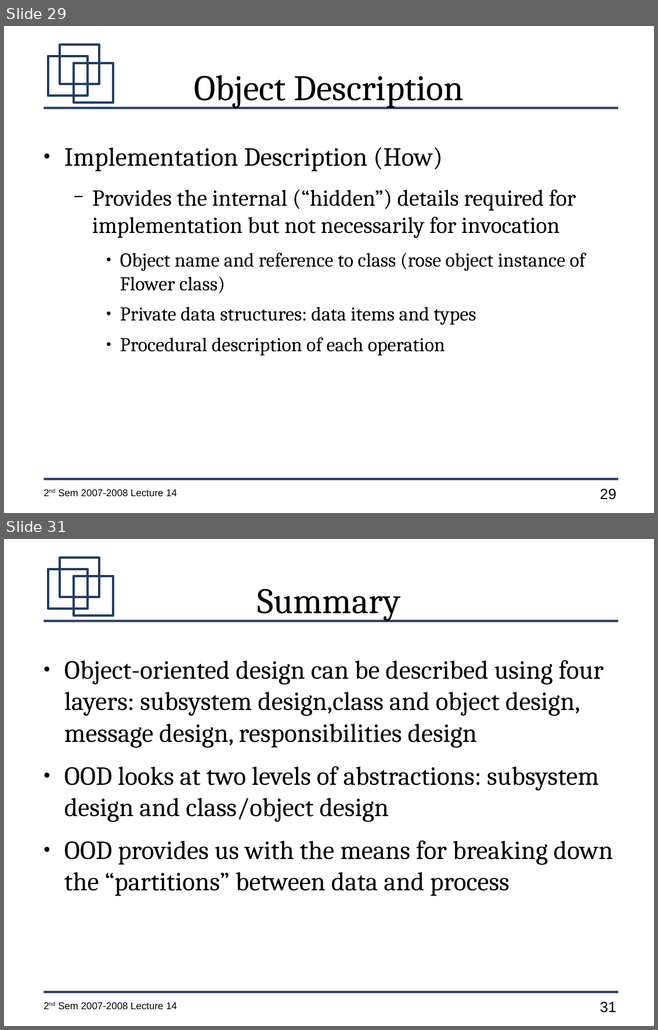
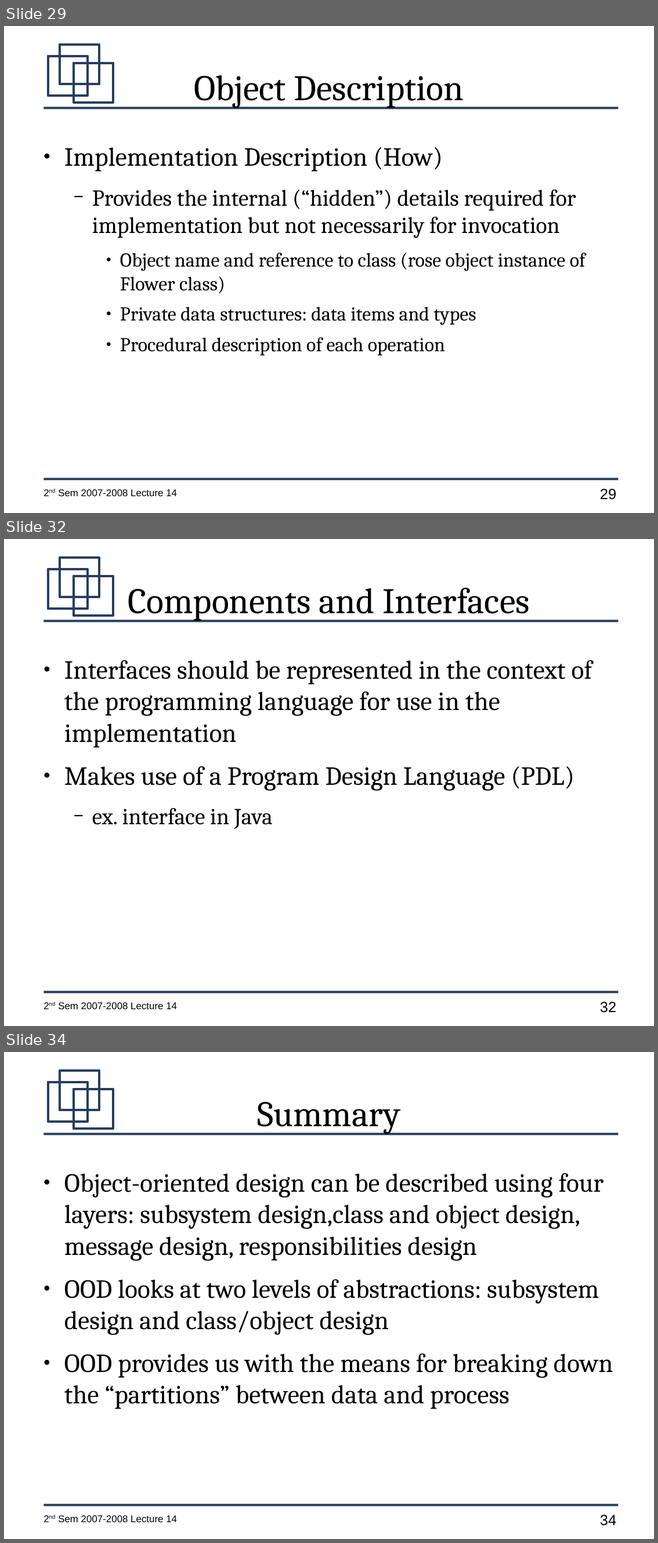
Before and after one commit to jachermocilla/jach-homepage, a slide deck: CMSC128-2nd-Sem-2007-L14.odp. Shown one above the other, each under a label of ours: slides 29 and 31 before the commit, slides 29, 32 and 34 after it; the slides between them are not shown. The pictures are 658x1030 and 658x1543 pixels, drawn with LibreOffice and Linux fonts; fonts in the diff are those of the drawing. Boxes give left, top, right and bottom in pixels: in the first picture for what was removed or moved away, otherwise in the second. Text is boxed around its words. In the diff, an @@ line names an element or a change of style, - is before the commit and + after.

```diff
--- a/CMSC128-2nd-Sem-2007-L14.odp
+++ b/CMSC128-2nd-Sem-2007-L14.odp
@@ slide 32 added at <box>4,539,654,1026</box>, background #FFFFFF; not listed: 7 template elements that a slide beside it also shows @@
@@ title added at <box>128,588,529,621</box>, 44 pt, text #000000 @@
+Components and Interfaces
@@ text added at <box>64,660,592,829</box>, 32 pt, text #000000 @@
+● Interfaces should be represented in the context of the programming language for use in the implementation
+● Makes use of a Program Design Language (PDL)
+  − ex. interface in Java
@@ what was slide 31 is now slide 34 @@
@@ page number at <box>600,1515,616,1526</box>: text changed @@
-31
+34
```
Also in this commit, not shown: 1 slide changed, 2 other slides added.
